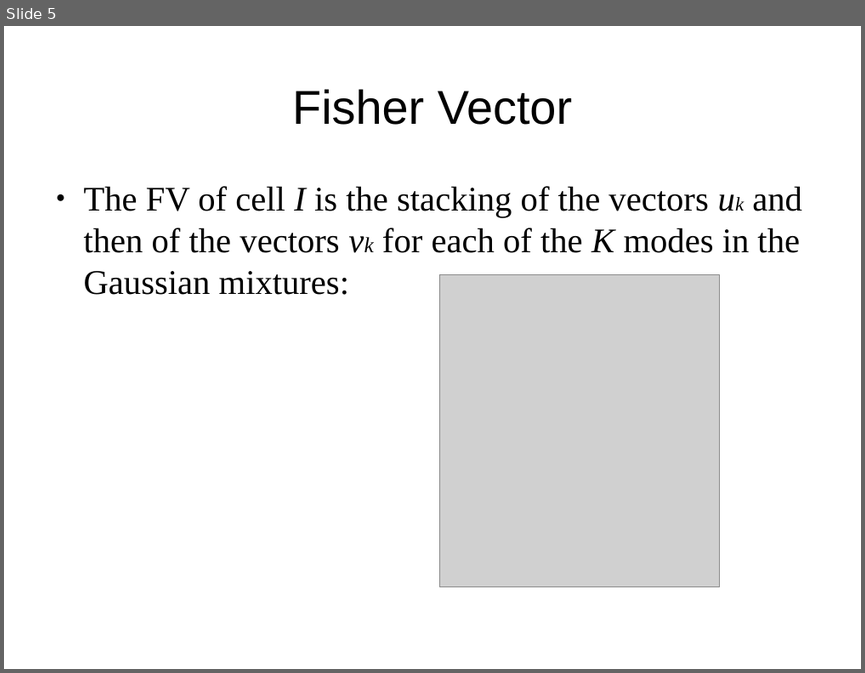
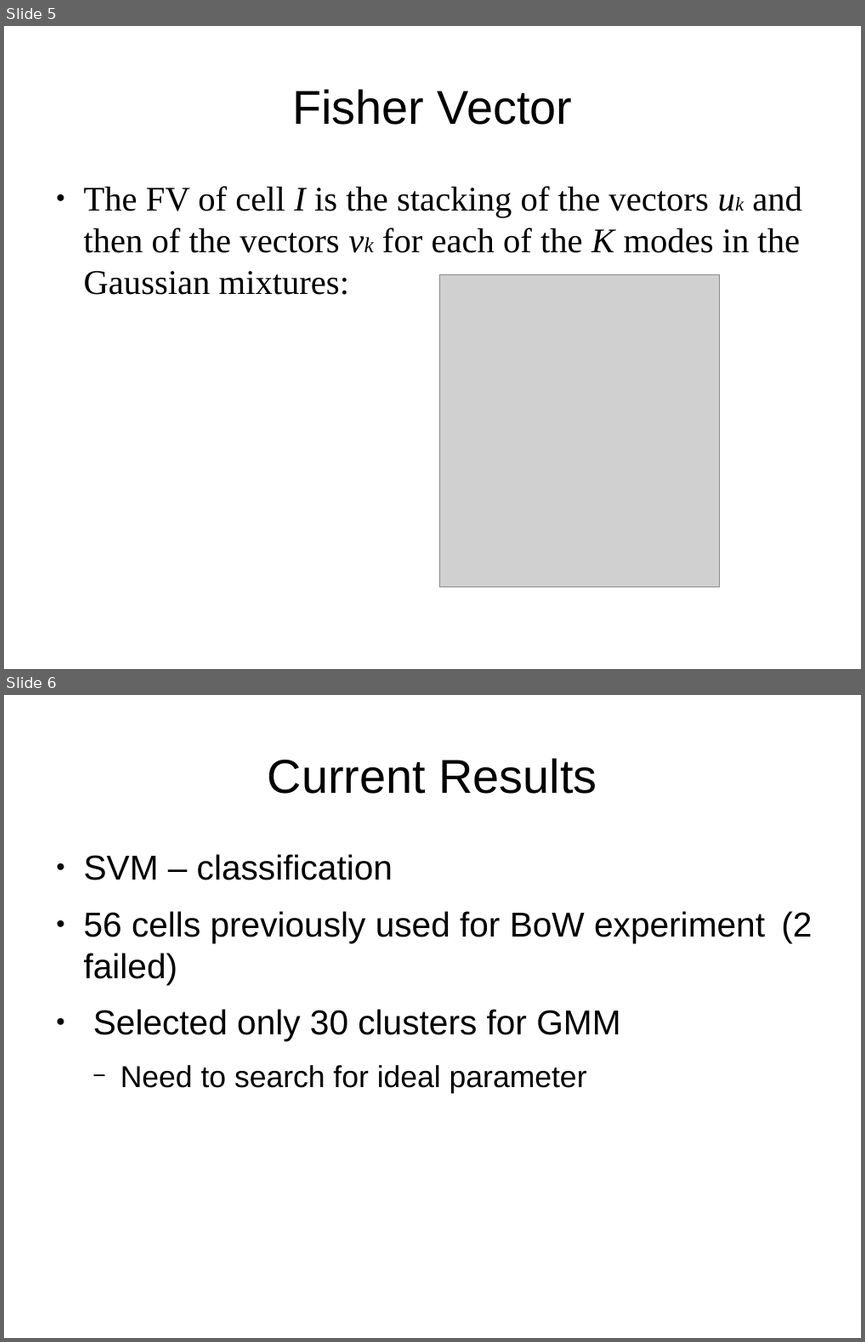
Before and after one commit to mmorehea/cellseer, a slide deck: talk/FisherVector.odp. Shown one above the other, each under a label of ours: slide 5 before the commit, slides 5 and 6 after it. The pictures are 865x673 and 865x1342 pixels, drawn with LibreOffice and Linux fonts; fonts in the diff are those of the drawing; grey boxes stand for pictures. Boxes give left, top, right and bottom in pixels: in the first picture for what was removed or moved away, otherwise in the second. Text is boxed around its words. In the diff, an @@ line names an element or a change of style, - is before the commit and + after.

```diff
--- a/talk/FisherVector.odp
+++ b/talk/FisherVector.odp
@@ slide 6 added at bbox=[4, 695, 861, 1338], background #FFFFFF @@
@@ title added at bbox=[268, 758, 596, 794], 44 pt, text #000000 @@
+Current Results
@@ text added at bbox=[84, 854, 812, 1093], 32 pt, text #000000 @@
+● SVM – classification
+● 56 cells previously used for BoW experiment (2 failed)
+● Selected only 30 clusters for GMM
+  − Need to search for ideal parameter
```
Also in this commit, not shown: 1 slide removed, 16 other files.
